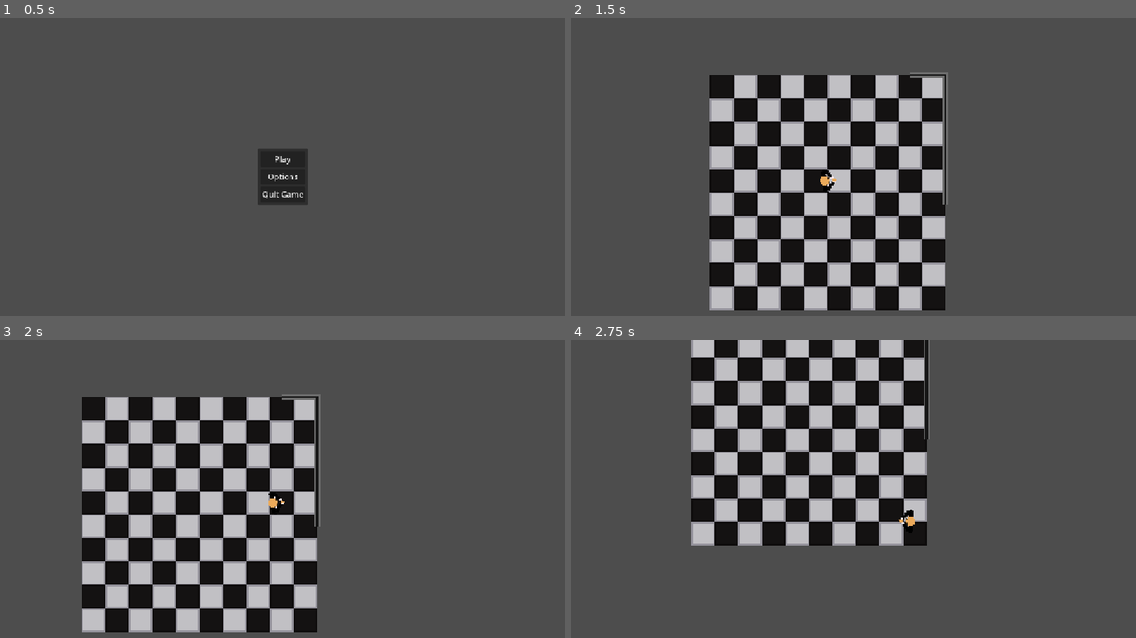
Above: before the commit, frames 1-4 (two rows, left to right).
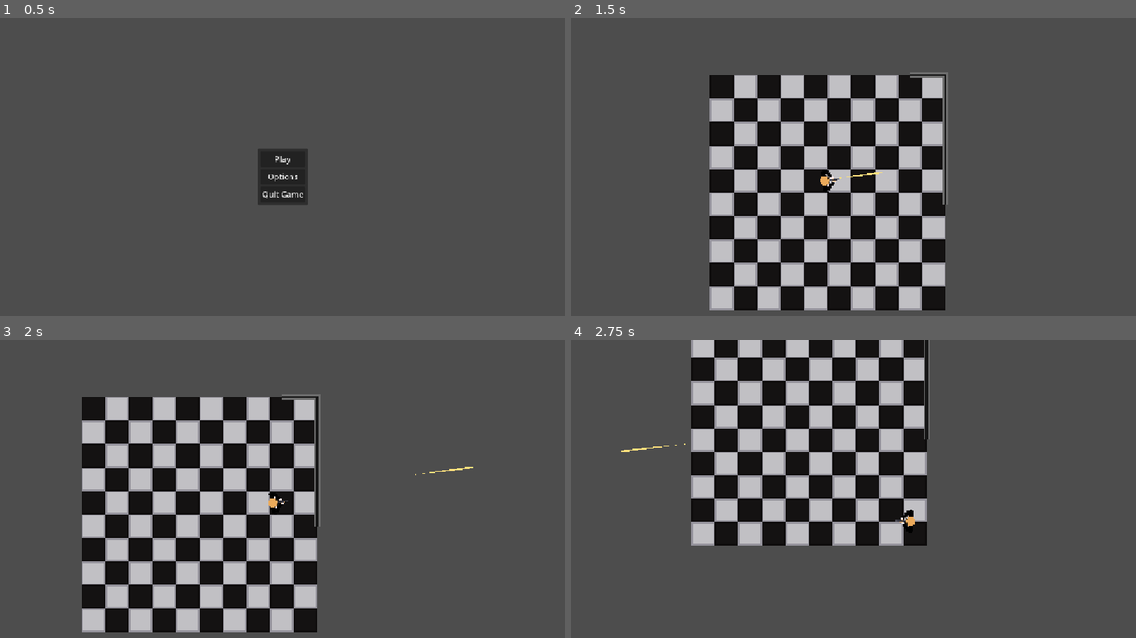
Above: after the commit, the same moments.

Repository: sparkworm/STATE
Game: Godot game, scene res://scenes/game.tscn
Two runs of this game, one before a commit and one after it. Both use one fixed random seed, a clock stepped at 60 frames per second and the inputs below.
Inputs (mouse positions are in pixels of both pictures, inside the frame that each line leads up to):
- Up to frame 1 (0.5 s): no input
- Up to frame 2 (1.5 s): click "Play" at 0.5 s; tap Enter at 1.25 s; move the mouse to (977, 161) at 1.27 s; hold D (move_right) from 1.28 s (still down); click (977, 161) at 1.35 s
- Up to frame 3 (2 s): keep holding D (move_right)
- Up to frame 4 (2.75 s): move the mouse to (740, 515) at 2.02 s; release D (move_right) at 2.03 s; hold S (move_down) from 2.03 s (still down); click (740, 515) at 2.1 s

Frame 1 is identical in both runs. In frame 2, less than 0.1% of the frame differs, in the area x 45-56%, y 51-55%; in frame 3, less than 0.1%; in frame 4, less than 0.1%, in the area x 8-60%, y 34-61%.

Commit message:
Added weapon and projectile functionality o algo

Diff:
--- a/autoload/message_bus.gd
+++ b/autoload/message_bus.gd
@@ -8,3 +8,7 @@
 signal pause_menu_toggled()
 
 signal game_quit()
+
+signal projectile_spawned(proj: Projectile)
+
+signal effect_spawned(eff: Node2D)
--- a/project.godot
+++ b/project.godot
@@ -53,6 +53,11 @@
 "events": [Object(InputEventKey,"resource_local_to_scene":false,"resource_name":"","device":-1,"window_id":0,"alt_press …(192 unchanged characters)…
 ]
 }
+fire={
+"deadzone": 0.2,
+"events": [Object(InputEventMouseButton,"resource_local_to_scene":false,"resource_name":"","device":-1,"window_id":0,"alt_pressed":false,"shift_pressed":false,"ctrl_pressed":false,"meta_pressed":false,"button_mask":1,"position":Vector2(183, 12),"global_position":Vector2(192, 60),"factor":1.0,"button_index":1,"canceled":false,"pressed":true,"double_click":false,"script":null)
+]
+}
 
 [layer_names]
 
--- a/scenes/characters/player.tscn
+++ b/scenes/characters/player.tscn
@@ -1,14 +1,17 @@
-[gd_scene load_steps=6 format=3 uid="uid://d0gbvf0b4eiq4"]
+[gd_scene load_steps=7 format=3 uid="uid://d0gbvf0b4eiq4"]
 
 [ext_resource type="PackedScene" uid="uid://bou5t0p158o7h" path="res://scenes/parent/character.tscn" id="1_rp718"]
 [ext_resource type="PackedScene" uid="uid://clg4816pvwavy" path="res://scenes/characters/bodies/test_body.tscn" id="2_76oj4"]
 [ext_resource type="Script" uid="uid://ccjbrtvt28wdc" path="res://scenes/characters/player_controller.gd" id="2_yewv4"]
+[ext_resource type="PackedScene" uid="uid://yjdw204qc7vl" path="res://scenes/wieldable/revolver.tscn" id="4_atpat"]
 [ext_resource type="PackedScene" uid="uid://r0wwnjn5bab" path="res://scenes/components/cpt_velocity.tscn" id="4_dyp2m"]
 
 [sub_resource type="CircleShape2D" id="CircleShape2D_76oj4"]
 radius = 8.0
 
-[node name="Player" instance=ExtResource("1_rp718")]
+[node name="Player" node_paths=PackedStringArray("body") instance=ExtResource("1_rp718")]
+starting_item = ExtResource("4_atpat")
+body = NodePath("Body")
 
 [node name="MoveCollision" type="CollisionShape2D" parent="." index="0"]
 position = Vector2(1, 0)
@@ -22,7 +25,7 @@
 body = NodePath("../Body")
 cpt_velocity = NodePath("../CptVelocity")
 
-[node name="CptVelocity" parent="." index="4" instance=ExtResource("4_dyp2m")]
+[node name="CptVelocity" parent="." index="3" instance=ExtResource("4_dyp2m")]
 max_speed = 120.0
 acceleration = 500.0
 decel = 250.0
--- a/scenes/characters/player_controller.gd
+++ b/scenes/characters/player_controller.gd
@@ -11,6 +11,11 @@
 	body.head_and_torso_look_towards(body.get_global_mouse_position())
 	handle_movement(delta)
 
+	if Input.is_action_just_pressed("fire"):
+		var item: Wieldable = player.get_item_held()
+		if item != null:
+			item._use()
+
 func handle_movement(delta: float) -> void:
 	cpt_velocity.velocity = player.get_real_velocity()
 	move_dir = Input.get_vector("move_left", "move_right", "move_up", "move_down")
--- a/scenes/components/body.gd
+++ b/scenes/components/body.gd
@@ -28,3 +28,20 @@
 func head_and_torso_look_towards(global_coords: Vector2) -> void:
 	head.look_at(global_coords)
 	torso.look_at(global_coords)
+
+func get_item_held() -> Wieldable:
+	# for potential debugging purposes
+	var child_count: int = arms.get_child_count()
+	if child_count < 1:
+		print("WARNING: no item held")
+		return null
+	elif child_count > 1:
+		print("WARNING: multiple items held: ", child_count)
+
+	return arms.get_child(0)
+
+func set_item_held(item: Wieldable) -> void:
+	# loop just to make sure all children are destroyed
+	for child in arms.get_children():
+		arms.remove_child(child)
+	arms.add_child(item)
--- /dev/null
+++ b/scenes/components/cpt_ammo.gd
@@ -0,0 +1,29 @@
+class_name CptAmmo
+extends Node
+## Used to represent the amount of ammo held in a given weapon
+
+## The amount of ammo currently in the weapon
+@export var ammo: int
+## The number of rounds that can be put in the weapon if relaoded one round at a time.
+## Think of revolvers and guns with tubes.
+@export var round_cap: int = 1
+
+func has_ammo() -> bool:
+	return ammo > 0
+
+func decrement_ammo() -> void:
+	ammo -= 1
+	if ammo < 0:
+		print("WARNING: ammo is negative: ", ammo)
+
+## Represents replacing the current mag with a new one, with amnt being the amount of rounds in
+## the mag
+func mag_reload(amnt: int) -> void:
+	ammo = amnt
+
+## Represents adding a round, such as with a shotgun or revolver
+func round_reload() -> void:
+	if ammo < round_cap:
+		ammo += 1
+	else:
+		print("WARNING: attempted to round reload beyond round capacity: ", round_cap)
--- /dev/null
+++ b/scenes/components/cpt_ammo.tscn
@@ -0,0 +1,6 @@
+[gd_scene load_steps=2 format=3 uid="uid://bojnc2n83qeek"]
+
+[ext_resource type="Script" uid="uid://cnr3df5xu2186" path="res://scenes/components/cpt_ammo.gd" id="1_ahi1p"]
+
+[node name="CptAmmo" type="Node"]
+script = ExtResource("1_ahi1p")
--- /dev/null
+++ b/scenes/components/projectile_spawner.gd
@@ -0,0 +1,19 @@
+class_name ProjectileSpawner
+extends Node2D
+## Spawns a specified projectile on its current position in a specified direction
+
+@export var projectile_scene: PackedScene
+
+@export_category("Projectile attributes")
+@export var damage: float
+@export var speed: float
+
+func spawn_projectile(dir: Vector2) -> void:
+	var new_proj: Projectile = projectile_scene.instantiate()
+	if new_proj == null:
+		print("WARNING: Non-Projectile attempted to spawn as projectile")
+		return
+	new_proj.position = global_position
+	new_proj.velocity = dir * speed
+	new_proj.damage = damage
+	MessageBus.projectile_spawned.emit(new_proj)
--- /dev/null
+++ b/scenes/components/projectile_spawner.tscn
@@ -0,0 +1,6 @@
+[gd_scene load_steps=2 format=3 uid="uid://bfo6vtny5gu3"]
+
+[ext_resource type="Script" uid="uid://gfgkiujiw1a5" path="res://scenes/components/projectile_spawner.gd" id="1_1c2gy"]
+
+[node name="ProjectileSpawner" type="Marker2D"]
+script = ExtResource("1_1c2gy")
--- /dev/null
+++ b/scenes/effects/bullet_trail.gd
@@ -0,0 +1,13 @@
+class_name BulletTrail
+extends Line2D
+
+var max_points: int = 5
+var bullet: Projectile
+
+func _process(delta: float) -> void:
+	if bullet != null:
+		add_point(bullet.position)
+		if points.size() > max_points:
+			remove_point(0)
+	else:
+		queue_free()
--- /dev/null
+++ b/scenes/effects/bullet_trail.tscn
@@ -0,0 +1,13 @@
+[gd_scene load_steps=3 format=3 uid="uid://chtlh5bcsbnmt"]
+
+[ext_resource type="Script" uid="uid://crxl546m1gimt" path="res://scenes/effects/bullet_trail.gd" id="1_tgism"]
+
+[sub_resource type="Curve" id="Curve_tgism"]
+_data = [Vector2(0, 0), 0.0, 0.0, 0, 0, Vector2(0.99999, 0.974839), -2.45275, -2.45275, 0, 0, Vector2(1, 0.882581), 0.0, 0.0, 0, 0]
+point_count = 3
+
+[node name="BulletTrail" type="Line2D"]
+width = 1.0
+width_curve = SubResource("Curve_tgism")
+default_color = Color(1, 0.886275, 0.490196, 1)
+script = ExtResource("1_tgism")
--- a/scenes/parent/character.gd
+++ b/scenes/parent/character.gd
@@ -1,2 +1,13 @@
 class_name Character
 extends CharacterBody2D
+
+@export var starting_item: PackedScene
+@export var body: Body
+
+@onready var item_holder: Node2D = $ItemHolder
+
+func _ready() -> void:
+	body.set_item_held(starting_item.instantiate())
+
+func get_item_held() -> Wieldable:
+	return body.get_item_held()
--- a/scenes/parent/character.tscn
+++ b/scenes/parent/character.tscn
@@ -8,4 +8,4 @@
 
 [node name="Controller" type="Node" parent="."]
 
-[node name="ItemHeld" type="Node2D" parent="."]
+[node name="ItemHolder" type="Node2D" parent="."]
--- a/scenes/parent/level.gd
+++ b/scenes/parent/level.gd
@@ -1,2 +1,17 @@
 class_name Level
 extends GameScene
+
+@onready var projectiles: Node2D = $Projectiles
+@onready var effects: Node2D = $Effects
+
+func _ready() -> void:
+	MessageBus.projectile_spawned.connect(spawn_projectile)
+	MessageBus.effect_spawned.connect(spawn_effect)
+
+func spawn_projectile(proj: Projectile) -> void:
+	print("spawning projectile")
+	projectiles.add_child(proj)
+
+func spawn_effect(eff: Node) -> void:
+	print("spawning effect")
+	effects.add_child(eff)
--- a/scenes/parent/level.tscn
+++ b/scenes/parent/level.tscn
@@ -22,11 +22,13 @@
 
 [node name="Decals" type="Node2D" parent="." index="4"]
 
-[node name="Characters" type="Node2D" parent="." index="5"]
+[node name="Effects" type="Node2D" parent="." index="5"]
+
+[node name="Characters" type="Node2D" parent="." index="6"]
 
 [node name="Player" parent="Characters" index="0" instance=ExtResource("4_ajmd0")]
 
-[node name="Camera" type="Camera2D" parent="." index="6" node_paths=PackedStringArray("subject")]
+[node name="Camera" type="Camera2D" parent="." index="7" node_paths=PackedStringArray("subject")]
 process_mode = 3
 zoom = Vector2(3, 3)
 script = ExtResource("5_l560t")
--- /dev/null
+++ b/scenes/parent/projectile.gd
@@ -0,0 +1,5 @@
+class_name Projectile
+extends Node2D
+
+var velocity: Vector2
+var damage: float
--- /dev/null
+++ b/scenes/parent/projectile.tscn
@@ -0,0 +1,6 @@
+[gd_scene load_steps=2 format=3 uid="uid://cy3vexrcwyf5s"]
+
+[ext_resource type="Script" uid="uid://x3cqfyunrwxv" path="res://scenes/parent/projectile.gd" id="1_ok0w2"]
+
+[node name="Projectile" type="Node2D"]
+script = ExtResource("1_ok0w2")
--- /dev/null
+++ b/scenes/parent/wieldable.gd
@@ -0,0 +1,7 @@
+class_name Wieldable
+extends Node2D
+
+@export var item_name: String = "unnamed item"
+
+func _use() -> void:
+	pass
--- /dev/null
+++ b/scenes/parent/wieldable.tscn
@@ -0,0 +1,8 @@
+[gd_scene load_steps=2 format=3 uid="uid://uc3yff5o4wrj"]
+
+[ext_resource type="Script" uid="uid://erqmloxtsrv2" path="res://scenes/parent/wieldable.gd" id="1_cbkg2"]
+
+[node name="Wieldable" type="Node2D"]
+script = ExtResource("1_cbkg2")
+
+[node name="Sprite2D" type="Sprite2D" parent="."]
--- /dev/null
+++ b/scenes/projectiles/bullet_projectile.gd
@@ -0,0 +1,25 @@
+class_name BulletProjectile
+extends Projectile
+
+@export var trail_points: int = 10
+@export var bullet_trail: PackedScene
+
+var old_position: Vector2
+
+@onready var ray_cast: RayCast2D = $RayCast
+
+func _ready() -> void:
+	var trail: BulletTrail = bullet_trail.instantiate()
+	trail.max_points = trail_points
+	trail.bullet = self
+	MessageBus.effect_spawned.emit(trail)
+
+func _physics_process(delta: float) -> void:
+	old_position = position
+	position += delta * velocity
+	ray_cast.target_position = old_position - position
+	if ray_cast.is_colliding():
+		handle_collision(ray_cast.get_collider())
+
+func handle_collision(col: Object) -> void:
+	pass
--- /dev/null
+++ b/scenes/projectiles/bullet_projectile.tscn
@@ -0,0 +1,12 @@
+[gd_scene load_steps=4 format=3 uid="uid://dalg4ggflt5ee"]
+
+[ext_resource type="PackedScene" uid="uid://cy3vexrcwyf5s" path="res://scenes/parent/projectile.tscn" id="1_v4hmp"]
+[ext_resource type="Script" uid="uid://dp2h835mqpq8s" path="res://scenes/projectiles/bullet_projectile.gd" id="2_pfba5"]
+[ext_resource type="PackedScene" uid="uid://chtlh5bcsbnmt" path="res://scenes/effects/bullet_trail.tscn" id="3_tclso"]
+
+[node name="BulletProjectile" instance=ExtResource("1_v4hmp")]
+script = ExtResource("2_pfba5")
+trail_points = 10
+bullet_trail = ExtResource("3_tclso")
+
+[node name="RayCast" type="RayCast2D" parent="." index="0"]
--- /dev/null
+++ b/scenes/wieldable/revolver.tscn
@@ -0,0 +1,28 @@
+[gd_scene load_steps=7 format=3 uid="uid://yjdw204qc7vl"]
+
+[ext_resource type="PackedScene" uid="uid://uc3yff5o4wrj" path="res://scenes/parent/wieldable.tscn" id="1_fildt"]
+[ext_resource type="Script" uid="uid://bjlllyklexkiy" path="res://scenes/wieldable/wieldable_gun.gd" id="2_m0oiv"]
+[ext_resource type="Texture2D" uid="uid://86kwj13vjqbv" path="res://textures/weapon/top_revolver.png" id="2_opxsl"]
+[ext_resource type="PackedScene" uid="uid://bojnc2n83qeek" path="res://scenes/components/cpt_ammo.tscn" id="3_fso6p"]
+[ext_resource type="PackedScene" uid="uid://bfo6vtny5gu3" path="res://scenes/components/projectile_spawner.tscn" id="4_itqt0"]
+[ext_resource type="PackedScene" uid="uid://dalg4ggflt5ee" path="res://scenes/projectiles/bullet_projectile.tscn" id="5_en525"]
+
+[node name="Revolver" node_paths=PackedStringArray("proj_spawner", "cpt_ammo") instance=ExtResource("1_fildt")]
+script = ExtResource("2_m0oiv")
+proj_spawner = NodePath("ProjectileSpawner")
+cpt_ammo = NodePath("CptAmmo")
+item_name = "Revolver"
+
+[node name="Sprite2D" parent="." index="0"]
+position = Vector2(3, -0.5)
+texture = ExtResource("2_opxsl")
+
+[node name="CptAmmo" parent="." index="1" instance=ExtResource("3_fso6p")]
+ammo = 6
+round_cap = 6
+
+[node name="ProjectileSpawner" parent="." index="2" instance=ExtResource("4_itqt0")]
+position = Vector2(8, 0)
+projectile_scene = ExtResource("5_en525")
+damage = 50.0
+speed = 300.0
--- /dev/null
+++ b/scenes/wieldable/wieldable_gun.gd
@@ -0,0 +1,11 @@
+class_name WieldableGun
+extends Wieldable
+
+@export var proj_spawner: ProjectileSpawner
+@export var cpt_ammo: CptAmmo
+
+func _use() -> void:
+	if cpt_ammo.has_ammo():
+		var rotation: Vector2 = Vector2.from_angle(get_global_transform().get_rotation())
+		proj_spawner.spawn_projectile(rotation)
+		cpt_ammo.decrement_ammo()
Not shown, added: scenes/components/cpt_ammo.gd.uid
Not shown, added: scenes/components/projectile_spawner.gd.uid
Not shown, added: scenes/effects/bullet_trail.gd.uid
Not shown, added: scenes/parent/projectile.gd.uid
Not shown, added: scenes/parent/wieldable.gd.uid
Not shown, added: scenes/projectiles/bullet_projectile.gd.uid
Not shown, added: scenes/wieldable/wieldable_gun.gd.uid
Binary file added: textures/weapon/side_revolver.png
Not shown, added: textures/weapon/side_revolver.png.import
Binary file added: textures/weapon/top_revolver.png
Not shown, added: textures/weapon/top_revolver.png.import
Not shown, changed: textures/STATE_sketchpad.pxo
(and 1 more such lines)
